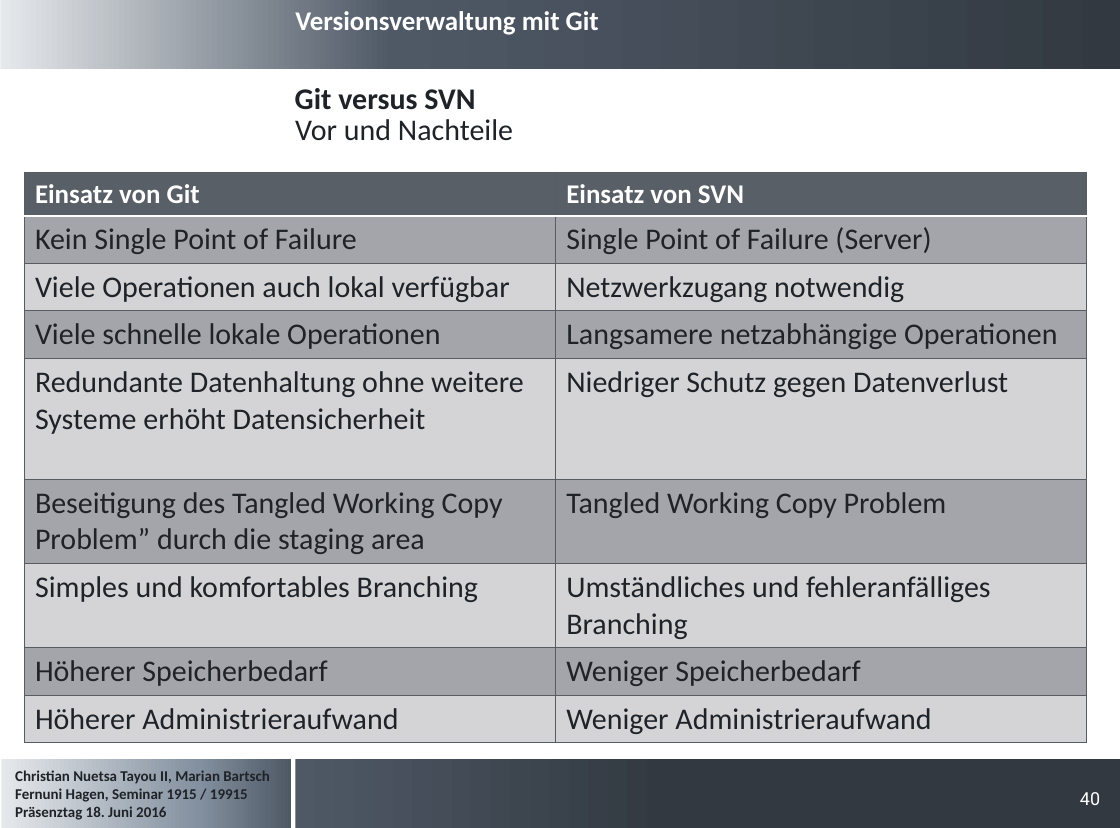
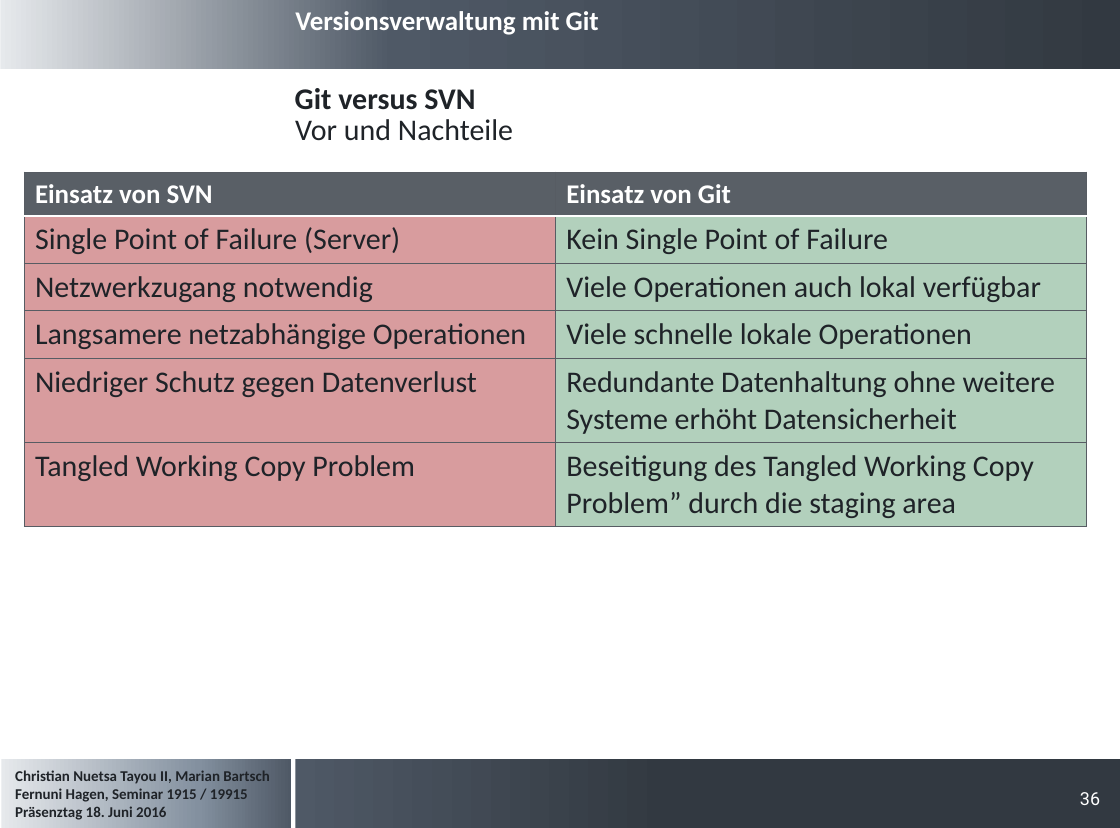
Before and after one commit to cristallin/git-project-seminar, a slide deck: slide 36 of Präsentation_Seminararbeit.pptx (slide 40 before the commit). Drawn at 1120x828 pixels with LibreOffice and Linux fonts; fonts in the diff are those of the drawing; background and template pictures are left out. Boxes give left, top, right and bottom in pixels: in the first picture for what was removed or moved away, otherwise in the second. Text is boxed around its words. In the diff, an @@ line names an element or a change of style, - is before the commit and + after.

```diff
--- a/Präsentation_Seminararbeit.pptx
+++ b/Präsentation_Seminararbeit.pptx
@@ table at (24, 172, 1087, 522) @@
-row 1: Einsatz von Git | Einsatz von SVN
-row 2: Kein Single Point of Failure | Single Point of Failure (Server)
-row 3: Viele Operationen auch lokal verfügbar | Netzwerkzugang notwendig
-row 4: Viele schnelle lokale Operationen | Langsamere netzabhängige Operationen
-row 5: Redundante Datenhaltung ohne weitere Systeme erhöht Datensicherheit | Niedriger Schutz gegen Datenverlust
-row 6: Beseitigung des Tangled Working Copy Problem” durch die staging area | Tangled Working Copy Problem
-row 7: Simples und komfortables Branching | Umständliches und fehleranfälliges Branching
-row 8: Höherer Speicherbedarf | Weniger Speicherbedarf
-row 9: Höherer Administrieraufwand | Weniger Administrieraufwand
+row 1: Einsatz von SVN | Einsatz von Git
+row 2: Single Point of Failure (Server) | Kein Single Point of Failure
+row 3: Netzwerkzugang notwendig | Viele Operationen auch lokal verfügbar
+row 4: Langsamere netzabhängige Operationen | Viele schnelle lokale Operationen
+row 5: Niedriger Schutz gegen Datenverlust | Redundante Datenhaltung ohne weitere Systeme erhöht Datensicherheit
+row 6: Tangled Working Copy Problem | Beseitigung des Tangled Working Copy Problem” durch die staging area
@@ page number at (1080, 792, 1100, 805): text changed @@
-40
+36
```
Also in this commit, not shown: 19 other slides changed, 4 slides added, 5 slides removed.
